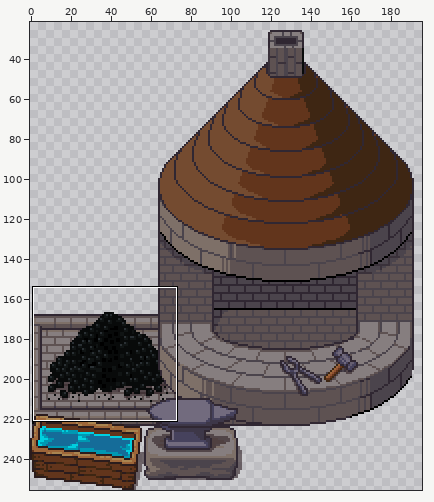
Pixel-art file: third-party/bluecarrot16/blacksmith.aseprite. Above, an overview of the earlier version with the close-up marked.
Close-up. Before the edit:
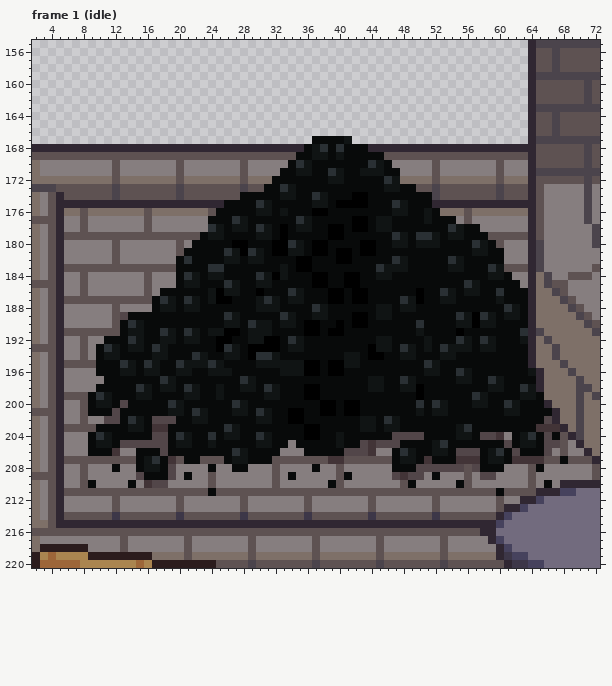
256x256 pixels, 4 frames. Colours within 5 levels of each other are drawn and written as one. Shown: frame 1 (idle): x 2..72, y 155..220. The wide view leaves out empty margins. The commit also changed other frames or places, which this record leaves out.
The same view after the edit:
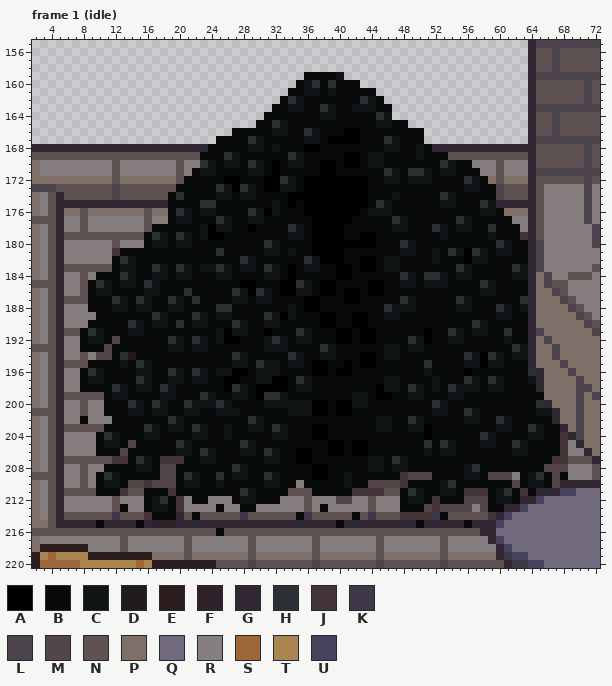
Palette (. is transparent): A #000000  B #080a0a  C #101414  D #221b1e  E #2b1c1d  F #2f222a  G #302732  H #2a3034  J #423437  K #3d3748  L #4b444c  M #524649  N #5e5252  P #7e7068  Q #726b7e  R #867e7f  S #9d6639  T #aa8550  U #46425d
The author wrote: feat: blacksmith looks good
The exact change:
Changed rows in their new state; - is an unchanged pixel.
Frame 1 (idle), layer "coal":
first column x 8:
159 ----------------------------BBBBC----------------------------
160 ---------------------------BCHBHBBB--------------------------
161 --------------------------BBCCBCBBBBB------------------------
162 -------------------------BHCBBBBBBBHCB-----------------------
163 ------------------------BBCCBBHCBBCCCBB----------------------
164 -----------------------BBBBBBBCCBBBBBHC----------------------
165 ----------------------BBHCBBBBBBBBBBBCCBB--------------------
166 -------------------BBBBBCCBBHCBBBAABBBBBBBB------------------
167 -----------------BBBBHCBBBBBCC-AAAABBBHCBBB------------------
168 ----------------BBBBBCCBCBBBAAB-B---BBCCBBCB-----------------
169 ---------------BBBHCBBBBBBHC-BB-BAA-CCBBBBCBBB---------------
170 ---------------HCBCCBHCBABCCB-AA-AA-C--BBBBBBHCBB------------
171 --------------BCCBBBBCCBA--BB-AAB--BBBHCBHHCBCCBBB-----------
172 -------------BBBBBAABBBAAHC-AAAAAAAA--C-BCCCBBBBHCB----------
173 ------------BBBBBHCAHCBAAC--AAAAAAAA--BB--BBBBBBCCBB---------
174 -----------BHBBBBCCBCC---BAAAAAAAA-----C----BHCBBBBB---------
175 -----------BBBBHHB----BBC-A-AAAA-----HCBB---BCCBBBHC---------
176 -----------BHCBCC----H-ACB--A--AAAA-CCCBB--B-BBBBBCCB--------
177 -----------BCCBB-HCBBCC----BBAAAAABB-BBHC--B---HCBBBBB-------
178 ---------BBBBBBCA-CBBABB-BH-BAA---BB-BBCC---HCB-C-BHBBB------
179 --------BHCBHCBCAA----BB-BCC-AA----AA--BB-BBBCBB---CBBBJ-----
180 --------BCCBCC-----BB--HCBBB---AAAA----BHCBBB----BB-HCBB-----
181 ----JBBBBBBBB----HBBBBBCCB-B---A-B-BB---CC--C-HCAH--CCBB-----
182 ----BHCBBBBB-B----BBH-B----BHCAA-B-AA-CCB---C-BBACC--BBB-----
183 ----BCCBBHCBHC-CC-C-CC-HCBABCC--AA-AAB--B-----BHC--BBBHC-----
184 --BBBHCBBCCBCCB-B-C---B-CBA--BB-A-B--BB-HC-HHC-CC--BB-CC-----
185 -BHCBCCBHCBB-BB---BBAABB-AAHCB-A-BB-AA--CC-CCC--BBHC---B-----
186 -BCCBBBBCC---H--BBBHCAHC-AA-C-A-BA-BAA----B--BB-BBCCB--------
187 -BBBHCBHC-BHCBH-BBBCC--CB-BBAA-BBA-B------B--BBHC---B--H-----
188 -BBBCCBCC-B-CBB--HH---BBB-C-AAB------BHC-------CC---HCBC-----
189 --BBBB---HC---HC-CCB---HCA---BAA-----B-C-------BBBBBC-B------
190 -BBBB----CC-H-CC--BHCBB-CBB-BBAAB---------B----BBH-B---------
191 BHCBB-----BB-BB-B--CCBBA---HCB-B-A-AA-----BA--HC-CC--H-B-----
192 BCC-M-BB--BHCBHC-C-A-BBCHCB-C---AA-AABB--HCA--CCB-BB-C-B-----
193 BB-MB-BB-BBCC-CC-BBB-BBCCCBB--HC----BB-CB-CB-BBBB-BB--HC-----
194 --MMBHD--BB---BB--BHCBBBB-HC--CC-BBA-BCCBB---BB-HCAHC-CC-----
195 -B---CBHCB--BBBBBB-CC-H--B--B-ABBABAA-------B---CCACC--------
196 BHC--BBC-B-H-BHCB--AA-CCCBBBB-AB-A----------B--BA-------H----
197 BCC----HC-B-C-CC--AABBCCAA-HC-------BBCCBB--C--BHC------C----
198 BB--HC-C--H--BB--BAH-BAAAA-CCB------BACCBHC-C-HCCC-----BB----
199 -NNBCC-BB-CC-BBHCB-CC-AHHC--BB----CC-AA--CC---CC-BB----BB----
200 -RRB-BHC-HCBBHCCCHCBB--CCCCCCA-BA-CC------B------BB--BB--H---
201 -RR-B-CC-CCBBCCB-CC-B-BB--CCCA-BA-B-------B-----HC---BB--CC--
202 B--RB-BB-BBHC-BB-----H-B--BB-------BBCCB-HC-----CC--HC----B--
203 --N---BBHCBCC-HC--CB-CC-HC--B-A----BBC-B-CCA---BB---CC--HCBB-
204 -RBHC---CCB-BBCCB--B--BBCC--B-A-B------BBBBA---BB-HCBB-BCCB-J
205 -RB-CB-BBBB-H---B---HCBB--B----AA-AABBBB---HB-C---CC-BH-B-BBJ
206 -R--BMB---B-CC-HC--B-C-HCBBAA--AABAABBB-BB-CB-CBBB-BB-CC--BBJ
207 ----JJBH-BJ-J--CCB-BB--CCBBAABBBBBBBCCBH-B-B---BBB-BB-BBBBBJJ
208 ---B-BBC-BM-BBBB-BBHCBBBBBBBBAABBBBBCCBCC-BBBBBBCH---BBBB-MMM
209 --BHCBBB--M-BHCBBHBCCBBHCB-BBAABBCBBBBBB---M-BBBCCB-MM-BCHBMB
210 -RBCCBMM---MBCCBBCBBBBBCCBB-BBB-BCBBMMMMJ-BBBCH-BBBBBBMBCC-M-
211 --BBBJ--BBBJBBBB-BBBHCBBBB---BBBBBJJJJ--BHCBBCCBJJJBCHBJB----
212 --------BCHBJ-BB---BCCBBB-------MM------BCCBJBBBMMMBCCB------
213 -----B--BCCBJ----B--BB--------B---------BBBMJMMMM-MBB--------
214 --------JBBBG-B------------B------B-----JJJJ-B-----J---------
215 --B----B-FFF--------------------B---------B-----B------------
216 -----------------B-------------------------------------------
